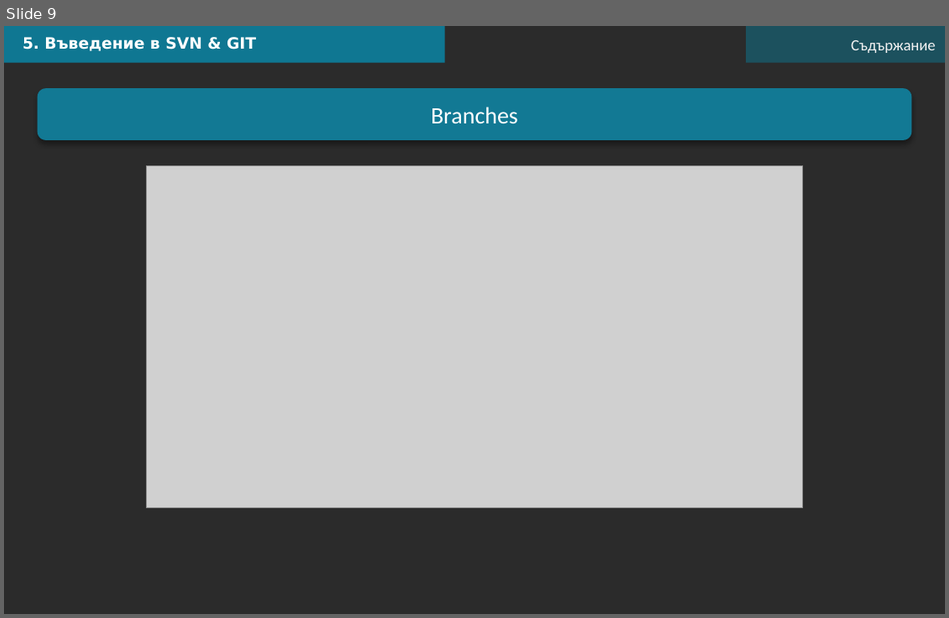
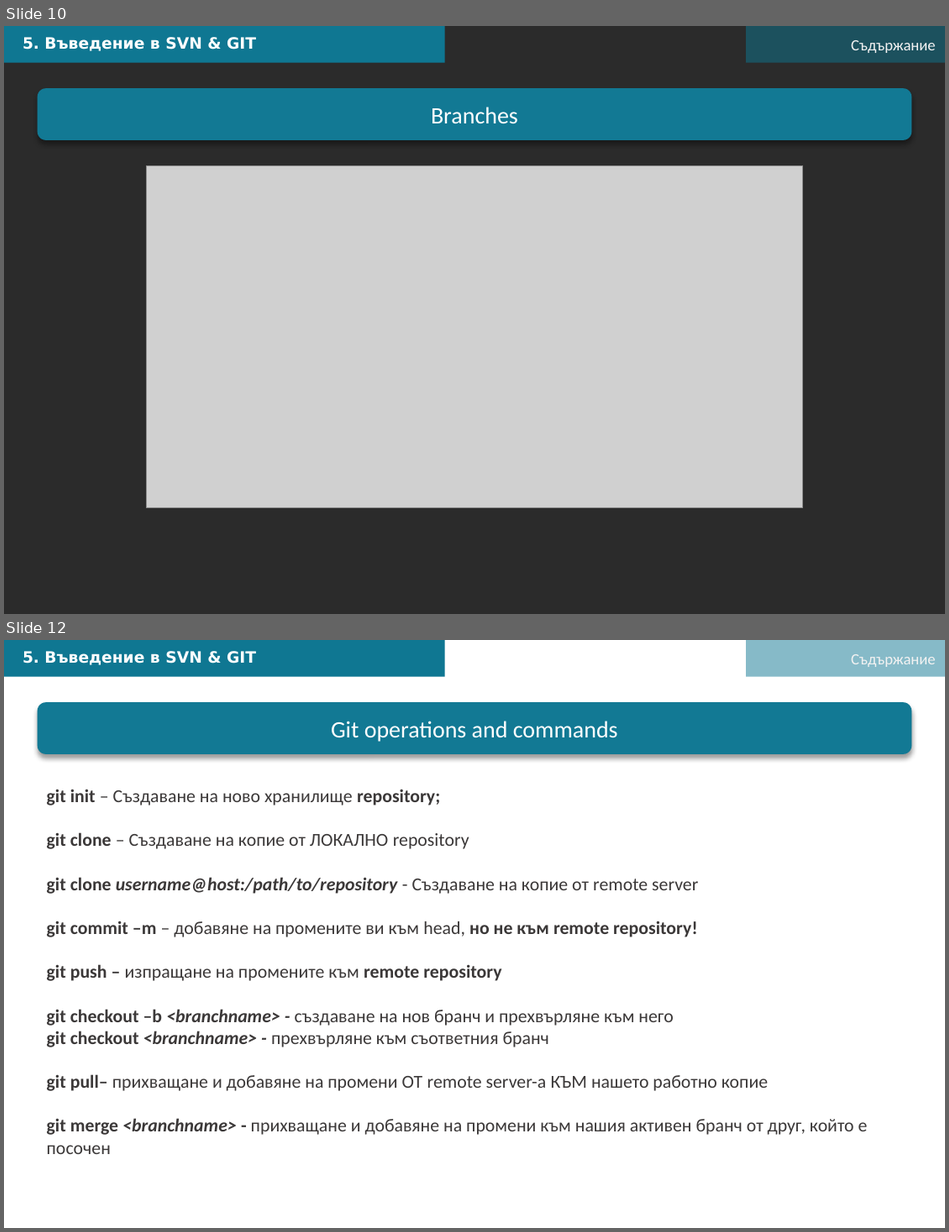
Before and after one commit to DNinev/swiftFE_v1, a slide deck: L4/FE-L4-May-08.pptx. Shown one above the other, each under a label of ours: slide 9 before the commit, slides 10 and 12 after it; the slides between them are not shown. The pictures are 949x618 and 949x1232 pixels, drawn with LibreOffice and Linux fonts; fonts in the diff are those of the drawing; grey boxes stand for pictures; background and template pictures are left out; a plain dark background stands for a picture behind light text. Boxes give left, top, right and bottom in pixels: in the first picture for what was removed or moved away, otherwise in the second. Text is boxed around its words. In the diff, an @@ line names an element or a change of style, - is before the commit and + after.

```diff
--- a/L4/FE-L4-May-08.pptx
+++ b/L4/FE-L4-May-08.pptx
@@ slide 12 added at [4,640,945,1228], background picture (left out) @@
@@ rectangle added at [4,640,445,677], fill #0F7792 @@
@@ text added at [22,651,256,665], 12 pt, text #FFFFFF, bold @@
+5. Въведение в SVN & GIT
@@ rectangle added at [747,640,945,677], fill #0F7792 at 50% opacity @@
@@ text added at [851,654,936,667], 12 pt, text #F2F2F2 @@
+Съдържание
@@ rounded rectangle added at [37,702,911,754], fill #127994, 18 pt, text #FFFFFF @@
+Git operations and commands
@@ text added at [47,789,868,1154], 14 pt, text #3B3838 @@
+git init – Създаване на ново хранилище repository;
+git clone – Създаване на копие от ЛОКАЛНО repository
+git clone username@host:/path/to/repository - Създаване на копие от remote server
+git commit –m – добавяне на промените ви към head, но не към remote repository!
+git push – изпращане на промените към remote repository
+git checkout –b <branchname> - създаване на нов бранч и прехвърляне към него
+git checkout <branchname> - прехвърляне към съответния бранч
+git pull– прихващане и добавяне на промени ОТ remote server-a КЪМ нашето работно копие
+git merge <branchname> - прихващане и добавяне на промени към нашия активен бранч от друг, който е посочен
@@ what was slide 9 is now slide 10 @@
```
Also in this commit, not shown: 1 slide changed, 1 other slide added, 5 other files.
